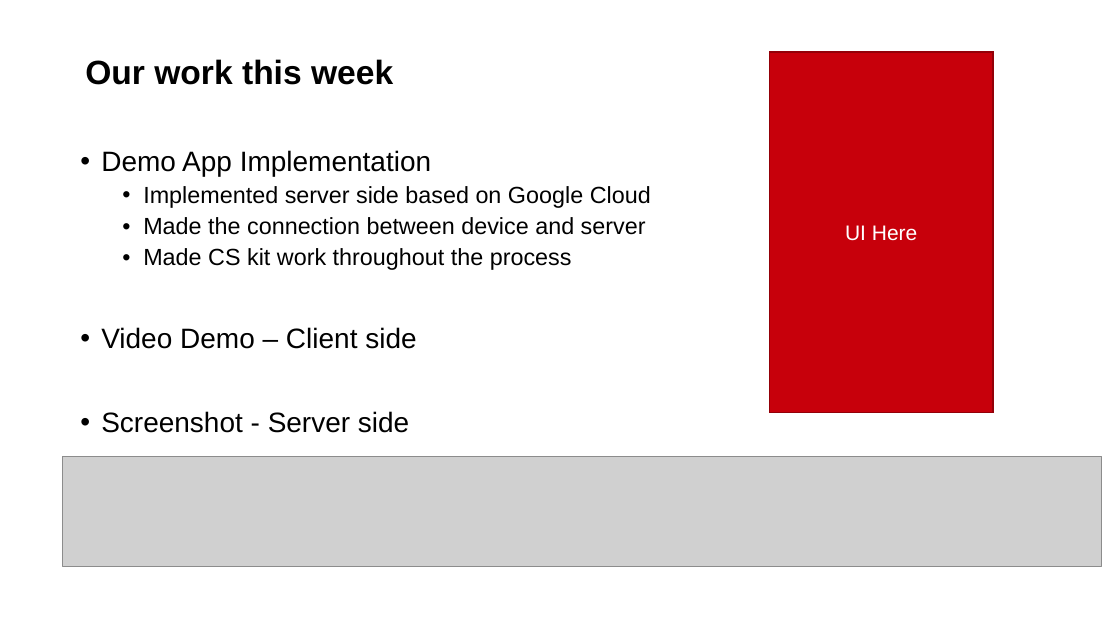
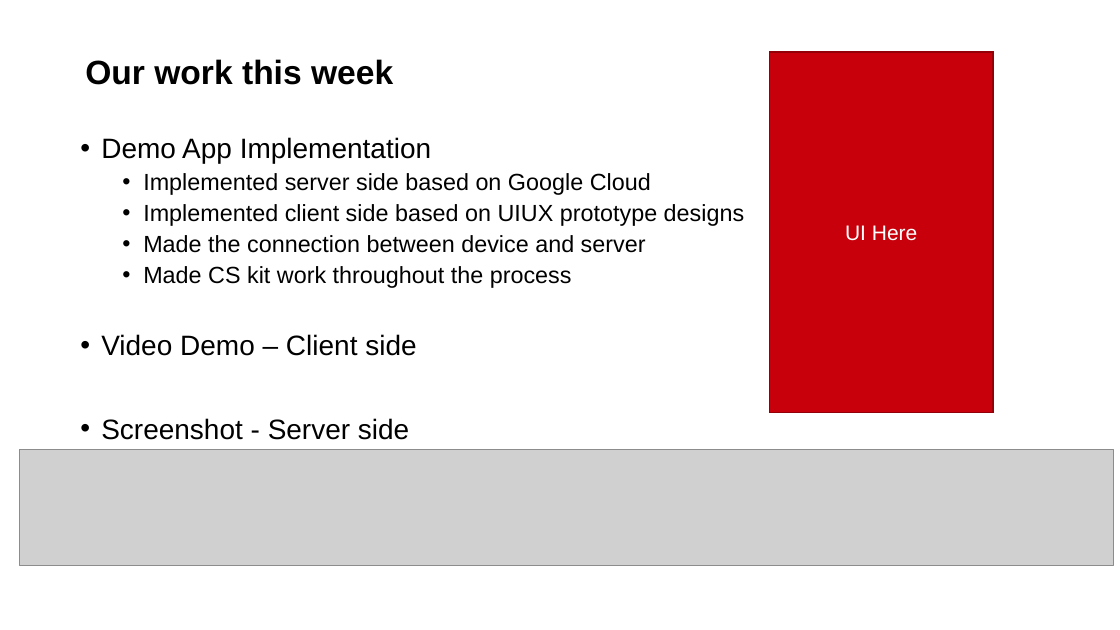
Before and after one commit to JackXu0/Contact_Tracing, a slide deck: slide 3 of Week4 Pre/CT Project Weekly Status Report 6-26-2020.pptx. Drawn at 1120x630 pixels with LibreOffice and Linux fonts; fonts in the diff are those of the drawing; grey boxes stand for pictures; background and template pictures are left out. Boxes give left, top, right and bottom in pixels: in the first picture for what was removed or moved away, otherwise in the second. Text is boxed around its words. In the diff, an @@ line names an element or a change of style, - is before the commit and + after.

Commit message:
Updated ppt

```diff
--- a/Week4 Pre/CT Project Weekly Status Report 6-26-2020.pptx
+++ b/Week4 Pre/CT Project Weekly Status Report 6-26-2020.pptx
@@ text "Demo App Implementation": place and size @@
-text "Demo App Implementation" at (101, 150, 651, 433)
+text "Demo App Implementation" at (101, 137, 744, 440)
@@ text at (143, 204, 744, 226): paragraph added @@
+  • Implemented client side based on UIUX prototype designs
@@ picture: place and size @@
-picture at (62, 456, 1102, 566)
+picture at (19, 450, 1114, 565)
```
Also in this commit, not shown: 1 other slide changed.
